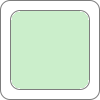
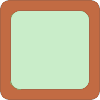
Layer changes from the first 100 × 100 image to the second:
"Layer 1": opacity 40% → 41%, painted on it over [10, 11, 89, 90]
painted on "Rounded Rectangle 2" over [0, 0, 100, 100]
